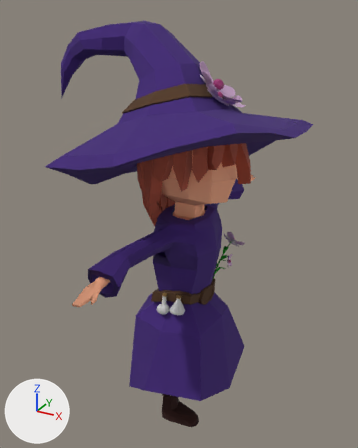
An edit to the FBX model Assets/Models/Player/witch.fbx, drawn before and after from the same camera.
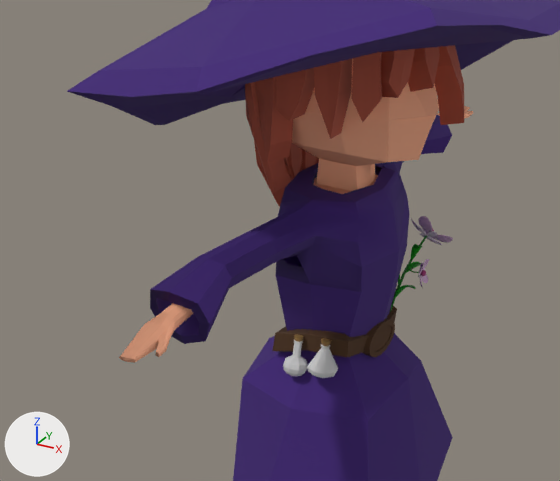
Old and new are each drawn whole from a 50 mm lens placed at (2.9, -5.71, 6.01), pointed at (-0.35, 0.2, 3.05) and again close up on the part from 3% to 84% of the width and 27% to 82% of the height. Arrows for +X, +Y and +Z are at lower left; the lights stay in place. Where no turn or scale is listed for an object, it has been applied to the vertices. Vertices at the same position are counted once.

In view in the first close-up: 'Witch'.
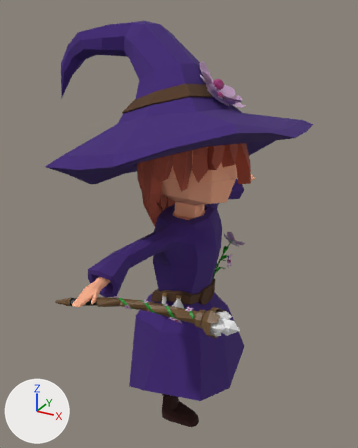
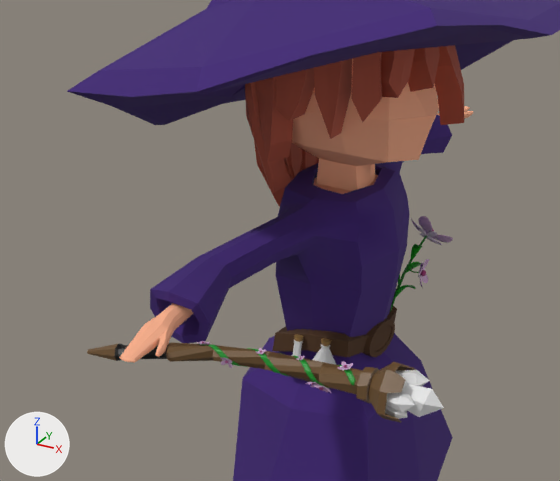
Commit message: new Witch

Diff of the bpy script that builds the scene:
```diff
--- a/Assets/Models/Player/witch.fbx.py
+++ b/Assets/Models/Player/witch.fbx.py
@@ mat_material_007 @@
+mat_material_007 = principled_material('Material.007')
+mat_material_007.base_color = (0.8, 0.8, 0.8)  # white #e7e7e7
+mat_material_007.roughness = 0.4
@@ mat_blossom_middle_001 @@
+mat_blossom_middle_001 = principled_material('Blossom_Middle.001')
+mat_blossom_middle_001.base_color = (0.329, 0.0345, 0.182)  # purple #9b3476
+mat_blossom_middle_001.roughness = 0.553
@@ mat_material_008 @@
+mat_material_008 = principled_material('Material.008')
+mat_material_008.base_color = (0.147, 0.0786, 0.0274)  # brown #6b4f2e
@@ mat_material_006 @@
+mat_material_006 = principled_material('Material.006')
+mat_material_006.base_color = (0.0, 0.253, 0.0146)  # green #008a20
@@ mat_blossoms_small_001 @@
+mat_blossoms_small_001 = principled_material('Blossoms_Small.001')
+mat_blossoms_small_001.base_color = (0.697, 0.58, 0.697)  # light grey #d9c8d9
+mat_blossoms_small_001.roughness = 0.553
@@ mat_material_009 @@
+mat_material_009 = principled_material('Material.009')
+mat_material_009.base_color = (0.0, 0.0, 0.0)  # black #000000
@@ mat_blossom14_001 @@
+mat_blossom14_001 = principled_material('Blossom14.001')
+mat_blossom14_001.base_color = (0.548, 0.344, 0.548)  # pink #c39ec3
+mat_blossom14_001.roughness = 0.553
@@ me_cube @@
 me_cube.from_pydata(...)  # 6424 vertices, 6302 faces; spans x -2.46..1.35, y -2.42..2.54, z 0.0..5.82
 # used by ob_witch; location = (0.0, 0.0, 0.002)
 # before: 236 (-0.08, -2.2, 3.17) at pixel (157, 345), 237 (-0.08, -2.21, 3.15) at pixel (157, 348), 240 (-0.08, -2.21, 3.2) at pixel (156, 340), 241 (-0.08, -2.2, 3.19) at pixel (157, 342), 256 (-0.07, -2.21, 3.15)
 # before: 257 (-0.07, -2.21, 3.19) at pixel (157, 344), 258 (-0.07, -2.21, 3.17), 261 (-0.07, -2.2, 3.2) at pixel (158, 341)
+# me_cube part 1
+for i in [236, 237, 240, 241, 256, 257, 258, 261]: me_cube.vertices[i].co += Vector((-0.01, 0.03, 0.0))
 me_cube.materials.append(mat_material_002)
@@ me_plane_010 @@
+me_plane_010.from_pydata(...)  # 12952 vertices, 12784 faces; spans x -1.24..0.74, y -0.36..0.2, z -0.17..0.13
+# faces by material slot: [2932, 88, 120, 24, 4576, 4576, 468]
+me_plane_010.materials.append(mat_material_006)  # green #008a20
+me_plane_010.materials.append(mat_material_007)  # white #e7e7e7
+me_plane_010.materials.append(mat_material_008)  # brown #6b4f2e
+me_plane_010.materials.append(mat_material_009)  # black #000000
+me_plane_010.materials.append(mat_blossoms_small_001)  # light grey #d9c8d9
+me_plane_010.materials.append(mat_blossom14_001)  # pink #c39ec3
+me_plane_010.materials.append(mat_blossom_middle_001)  # purple #9b3476
@@ ob_wrap_001 @@
+ob_wrap_001 = bpy.data.objects.new('Wrap.001', me_plane_010)
+ob_wrap_001.location = (0.756, -1.98, 3.165)
```

Location of each change, [x1, y1, x2, y2] in pixels of the close-ups (560 x 481 px; the box of a moved part takes in the faces that stretch with it):
'Wrap.001', added
    after: [87, 341, 444, 423]
    faces in mat_material_008 (brown #6b4f2e): [87, 342, 416, 423]
    faces in mat_material_007 (white #e7e7e7): [385, 370, 444, 419]
    faces in mat_material_006 (green #008a20): [201, 344, 356, 388]
    faces in mat_material_009 (black #000000): [115, 343, 170, 361]
    faces in mat_blossom14_001 (pink #c39fc3): [197, 341, 353, 393]
part 1 of me_cube, moved or reshaped
    both: [130, 325, 168, 362]
